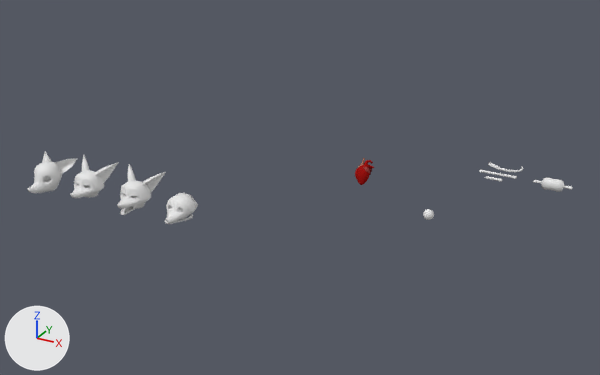
Before and after pictures for a commit that changed the Blender file resources/meshes/gibs.blend.
One viewpoint serves both versions: a 50 mm lens placed at (2.82, -5.96, 2.97), pointed at (-0.48, 0.03, -0.03). The lights are fixed; the arrows at lower left show +X, +Y and +Z.

Names of what the first picture shows: 'boneMeat02', 'foxHead01', 'foxHead02', 'foxHead03', 'foxSkull02'.
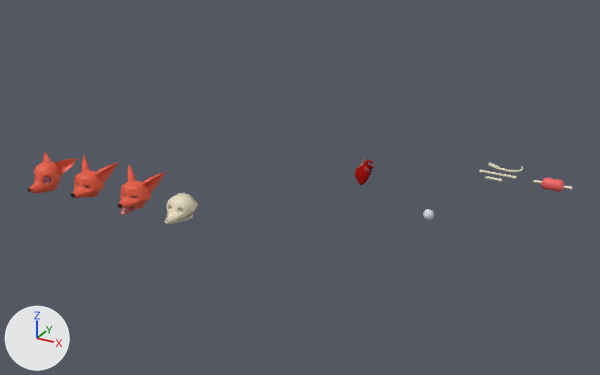
The edits, one by one:
Material 'bone01' (mat_bone01) is new.
Its base color is (0.799, 0.723, 0.527) (beige #e7ddc0).
Its roughness is 0.4.
Material 'furFoxRed' (mat_furfoxred) is new.
Its base color is (0.8, 0.0992, 0.0438) (red #e7593b).
Material 'lipsFoxRed' (mat_lipsfoxred) is new.
Its base color is (0.0114, 0.000765, 0.00432) (black #1c030e).
Material 'meat01' (mat_meat01) is new.
Its base color is (0.904, 0.122, 0.118) (red #f46260).
Material 'insides01' (mat_insides01) is new.
Its base color is (0.8, 0.265, 0.308) (pink #e78d97).
me_bonemeat02_001 has 118 vertices, 136 faces and spans x -0.174..0.174, y -0.05..0.05, z -0.056..0.056.
me_bonemeat02_001 is used by ob_bonemeat02; location (1.5, 1.125, 0.0).
me_bonemeat02_001 part 1: all 88 faces centred in x -0.171..0.171, y -0.017..0.017, z -0.011..0.011 switch from no material to mat_bone01 (beige #e7ddc0).
me_bonemeat02_001 part 2: all 48 faces centred in x -0.092..0.092, y -0.041..0.041, z -0.048..0.048 switch from no material to mat_meat01 (red #f46260).
me_foxhead01 is used by ob_foxhead01; location (-2.5, -1.0, -0.03).
me_foxhead01 had 464 vertices, 519 faces and spanned x -0.198..0.198, y -0.25..0.189, z -0.043..0.23.
me_foxhead01 now has 463 vertices, 532 faces and spans x -0.198..0.198, y -0.25..0.189, z -0.039..0.23.
me_foxhead01 part 3: 336 faces spanning x -0.198..0.198, y -0.241..0.189, z -0.039..0.23 switch from no material to mat_furfoxred (red #e7593b).
me_foxhead01 now uses material mat_lipsfoxred (black #1c030e).
me_foxhead01 now uses material mat_insides01 (pink #e78d97).
me_foxhead01 now uses material mat_meat01 (red #f46260).
me_foxhead02 is used by ob_foxhead02; location (-2.0, -1.0, 0.0).
me_foxhead02 had 712 vertices, 748 faces and spanned x -0.2..0.2, y -0.236..0.166, z -0.013..0.268.
me_foxhead02 now has 715 vertices, 772 faces and spans x -0.2..0.2, y -0.236..0.166, z -0.012..0.268.
me_foxhead02 part 4: 522 faces spanning x -0.2..0.2, y -0.227..0.166, z -0.012..0.268 switch from no material to mat_furfoxred (red #e7593b).
me_foxhead02 now uses material mat_lipsfoxred (black #1c030e).
me_foxhead02 now uses material mat_insides01 (pink #e78d97).
me_foxhead02 now uses material mat_meat01 (red #f46260).
me_foxhead03 is used by ob_foxhead03; location (-1.5, -1.01, -0.013).
me_foxhead03 had 1639 vertices, 1785 faces and spanned x -0.2..0.2, y -0.206..0.193, z -0.013..0.287.
me_foxhead03 now has 1639 vertices, 1808 faces and spans x -0.2..0.2, y -0.206..0.193, z -0.013..0.287.
me_foxhead03 part 5: 1086 faces spanning x -0.2..0.2, y -0.199..0.193, z -0.013..0.287 switch from no material to mat_furfoxred (red #e7593b).
me_foxhead03 part 6: 364 faces spanning x -0.084..0.084, y -0.187..0.027, z -0.007..0.168 switch from no material to mat_insides01 (pink #e78d97).
me_foxhead03 now uses material mat_meat01 (red #f46260).
me_foxhead03 now uses material mat_bone01 (beige #e7ddc0).
me_foxhead03 now uses material mat_lipsfoxred (black #1c030e).
me_foxskull02 is used by ob_foxskull02; location (-1.0, -1.0, 0.0).
me_foxskull02 had 312 vertices, 320 faces and spanned x -0.125..0.125, y -0.235..0.078, z 0.012..0.198.
me_foxskull02 now has 312 vertices, 321 faces and spans x -0.125..0.125, y -0.235..0.078, z 0.012..0.198.
me_foxskull02 part 7: 320 faces spanning x -0.125..0.125, y -0.235..0.078, z 0.012..0.198 switch from no material to mat_bone01 (beige #e7ddc0).

Where the change shows, as pixel boxes [x1, y1, x2, y2] in the pictures (600 x 375 px):
part 1 of me_bonemeat02_001, recoloured: [533, 180, 573, 190] in both
part 2 of me_bonemeat02_001, recoloured (white to red): [541, 177, 564, 192] in both
part 3 of me_foxhead01, recoloured (white to red): [29, 151, 78, 193] in both
part 4 of me_foxhead02, recoloured (white to red): [71, 155, 119, 198] in both
part 5 of me_foxhead03, recoloured (white to red): [119, 164, 166, 215] in both
part 6 of me_foxhead03, recoloured: [120, 193, 137, 214] in both
part 7 of me_foxskull02, recoloured: [165, 193, 198, 224] in both
